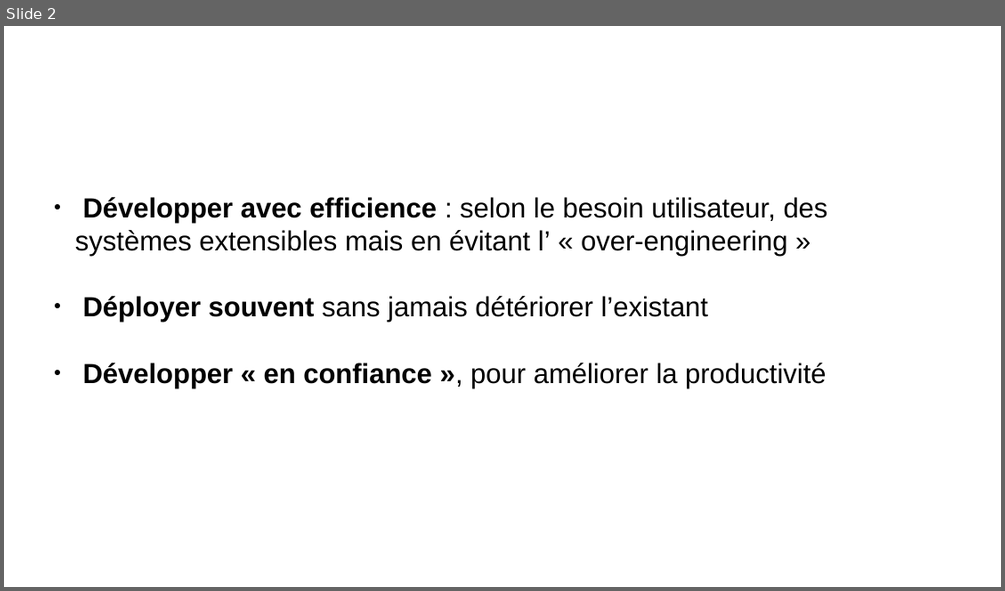
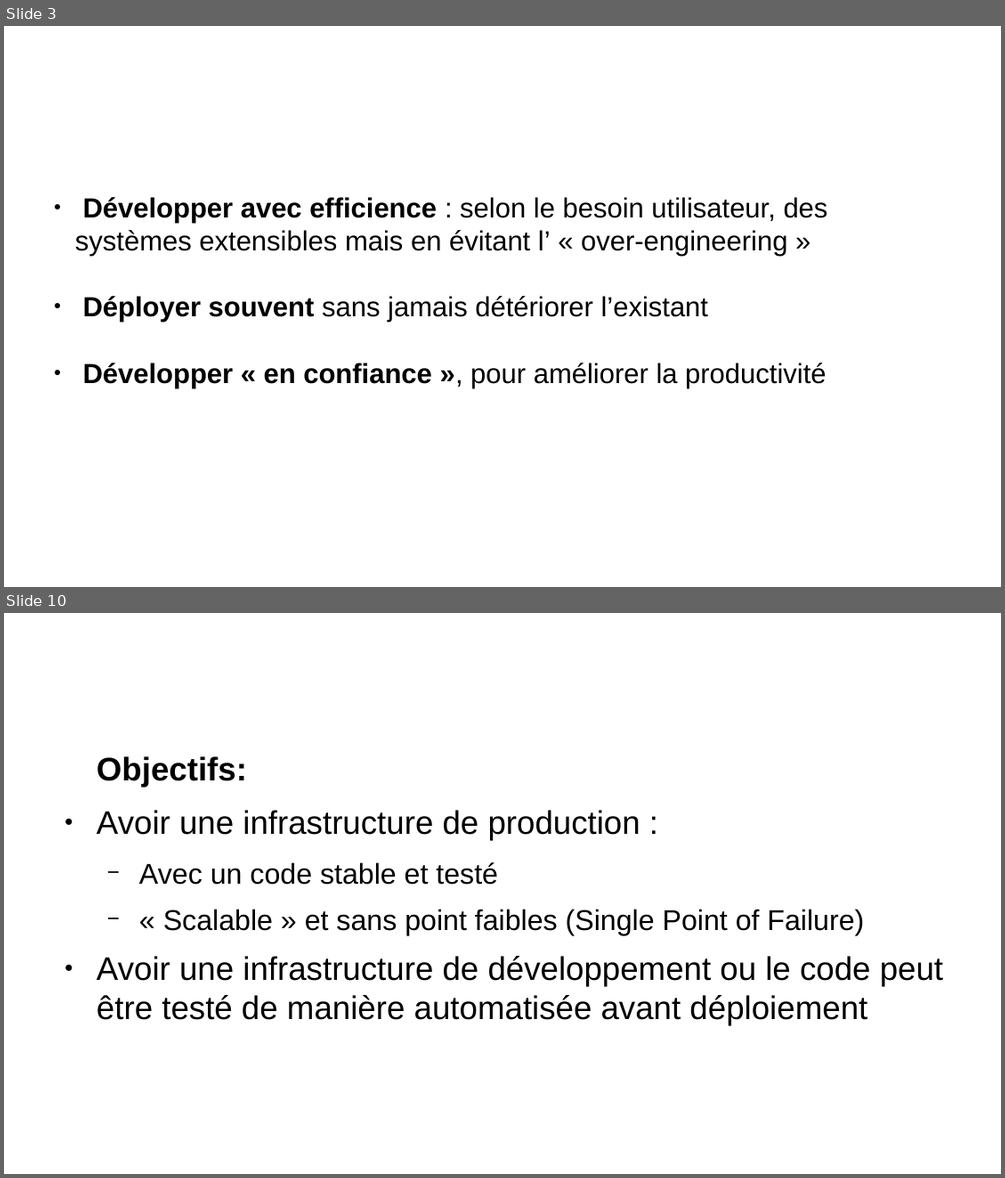
Before and after one commit to remipassmoilesel/ci-cd-plan, a slide deck: ci-cd-plan.odp. Shown one above the other, each under a label of ours: slide 2 before the commit, slides 3 and 10 after it; the slides between them are not shown. The pictures are 1005x591 and 1005x1178 pixels, drawn with LibreOffice and Linux fonts; fonts in the diff are those of the drawing; background and template pictures are left out. Boxes give left, top, right and bottom in pixels: in the first picture for what was removed or moved away, otherwise in the second. Text is boxed around its words. In the diff, an @@ line names an element or a change of style, - is before the commit and + after.

```diff
--- a/ci-cd-plan.odp
+++ b/ci-cd-plan.odp
@@ slide 10 added at (4,613,1001,1174), background #FFFFFF @@
@@ title added at (54,634,748,727), 35.7 pt, text #FFFFFF @@
+Infrastructures logicielles
@@ text added at (97,756,943,1025), 26 pt, text #000000 @@
+Objectifs:
+● Avoir une infrastructure de production :
+  − Avec un code stable et testé
+  − « Scalable » et sans point faibles (Single Point of Failure)
+● Avoir une infrastructure de développement ou le code peut être testé de manière automatisée avant déploiement
@@ what was slide 2 is now slide 3 @@
```
Also in this commit, not shown: 10 slides changed, 7 other slides added, 3 slides removed.
